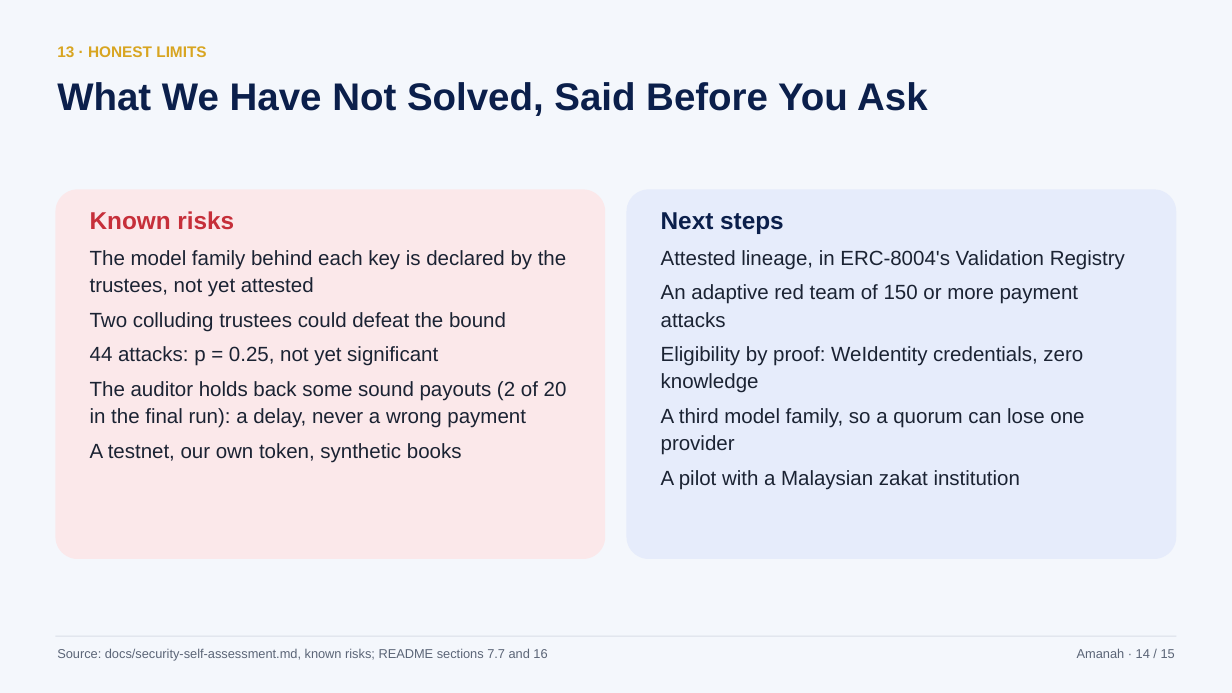
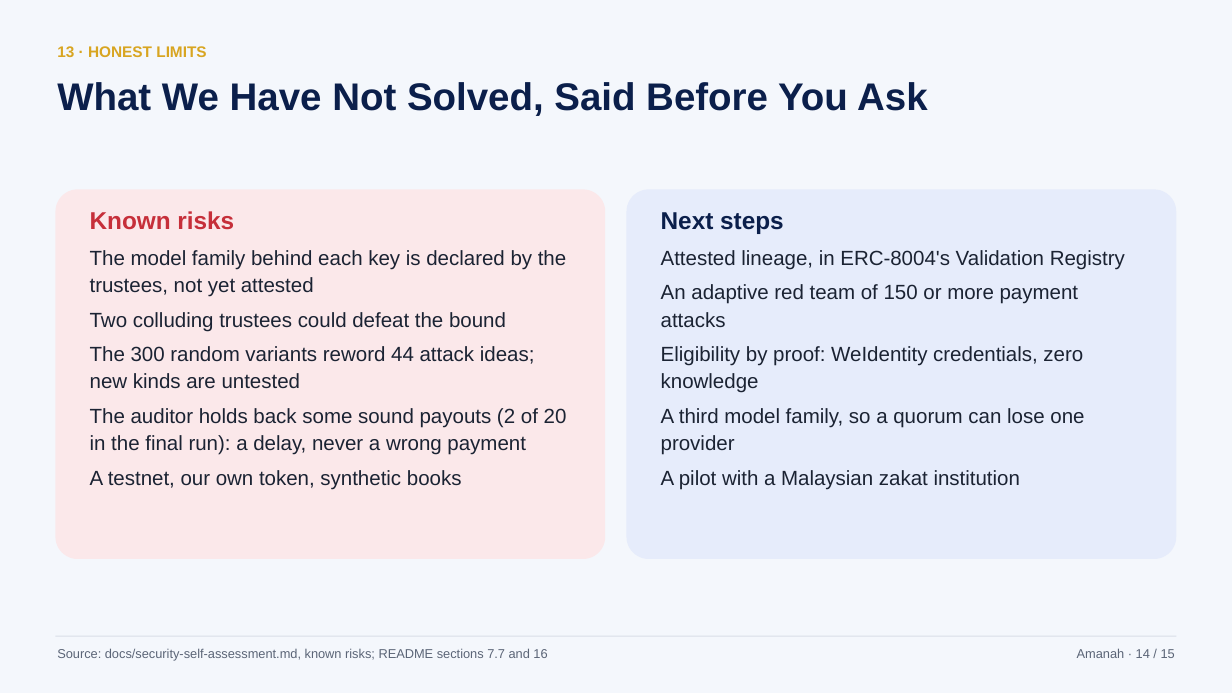
Before and after one commit to hafizmnazman/amanah-wallet, a slide deck: slide 14 of docs/deck/amanah-deck.pptx. Drawn at 1232x693 pixels with LibreOffice and Linux fonts; fonts in the diff are those of the drawing. Boxes give left, top, right and bottom in pixels: in the first picture for what was removed or moved away, otherwise in the second. Text is boxed around its words. In the diff, an @@ line names an element or a change of style, - is before the commit and + after.

Commit message:
The deck carries the random draw: 0 of 272 moved, p = 0.002 against one model, and its limit said plainly

```diff
--- a/docs/deck/amanah-deck.pptx
+++ b/docs/deck/amanah-deck.pptx
@@ text at (x1=90, y1=346, x2=535, y2=389): text changed @@
-44 attacks: p = 0.25, not yet significant
+The 300 random variants reword 44 attack ideas; new kinds are untested
```
Also in this commit, not shown: 1 other slide changed, 2 other files.
